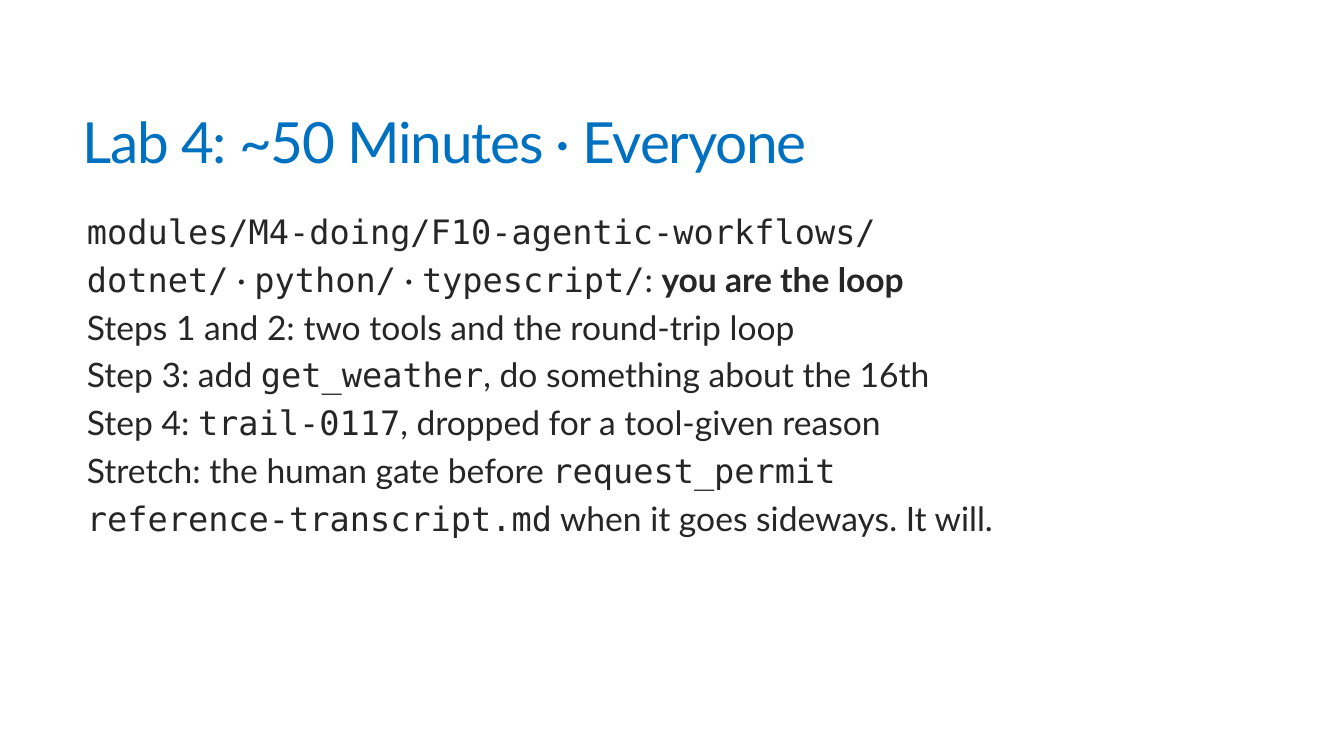
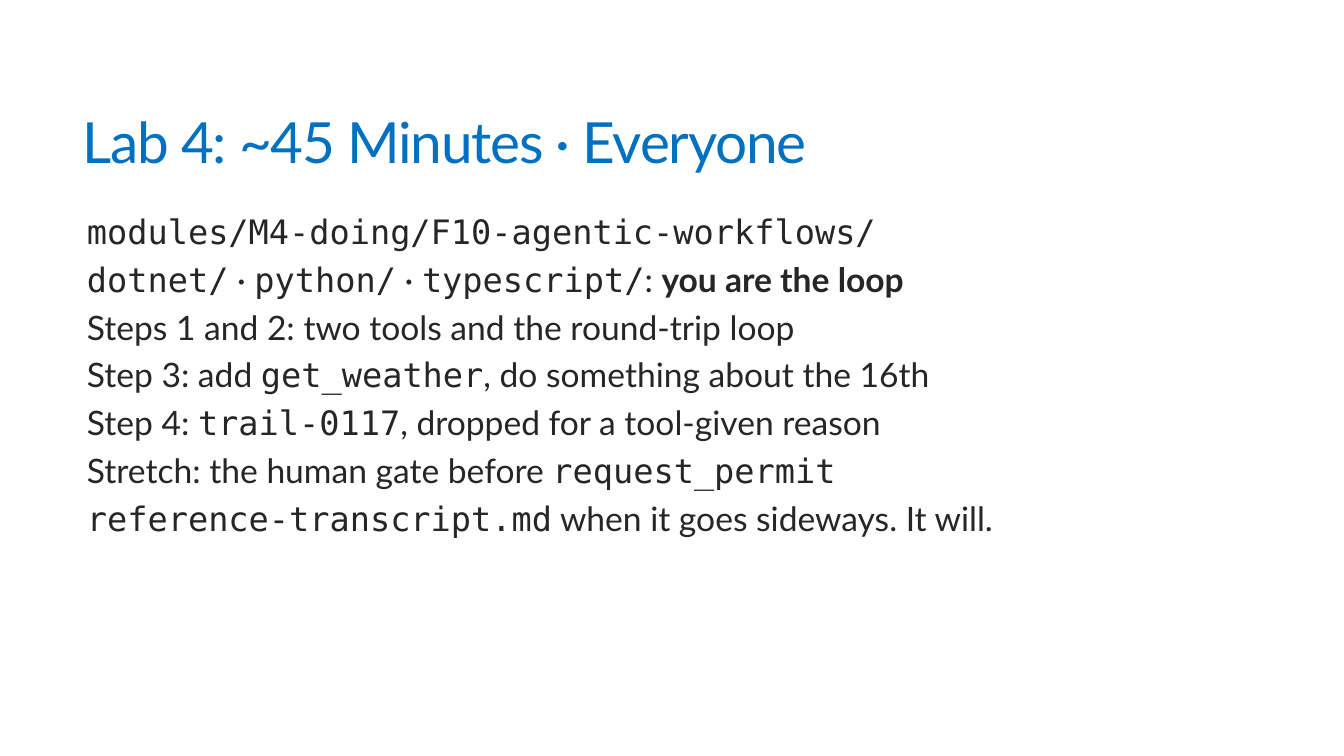
Before and after one commit to trailheadtechnology/10-ai-features-workshop, a slide deck: slide 20 of modules/M4-doing/M4-doing.pptx. Drawn at 1344x756 pixels with LibreOffice and Linux fonts; fonts in the diff are those of the drawing. Boxes give left, top, right and bottom in pixels: in the first picture for what was removed or moved away, otherwise in the second. Text is boxed around its words. In the diff, an @@ line names an element or a change of style, - is before the commit and + after.

```diff
--- a/modules/M4-doing/M4-doing.pptx
+++ b/modules/M4-doing/M4-doing.pptx
@@ title at bbox=[83, 121, 807, 173]: text changed @@
-Lab 4: ~50 Minutes · Everyone
+Lab 4: ~45 Minutes · Everyone
```
Also in this commit, not shown: 3 other files.
